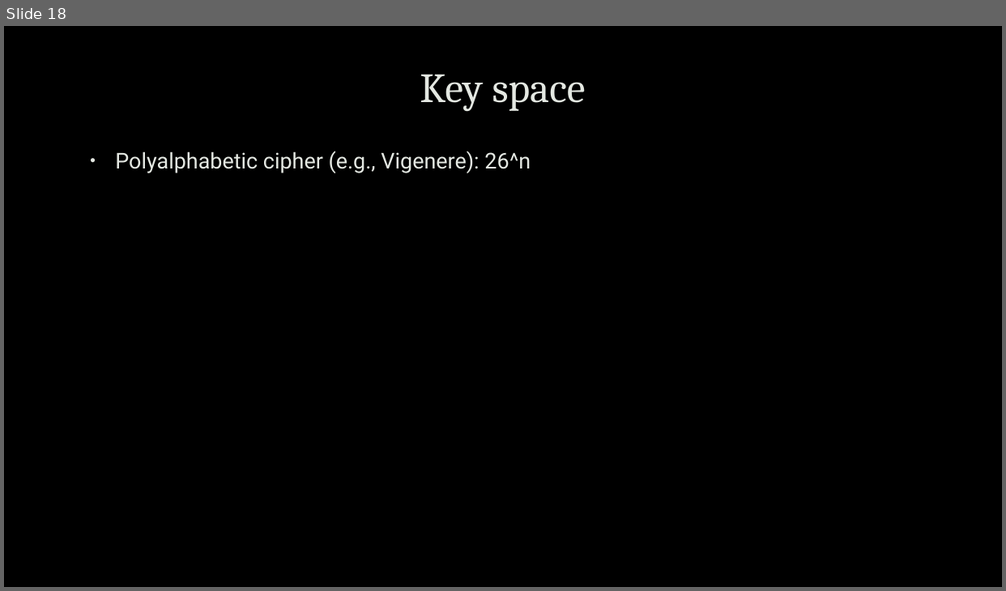
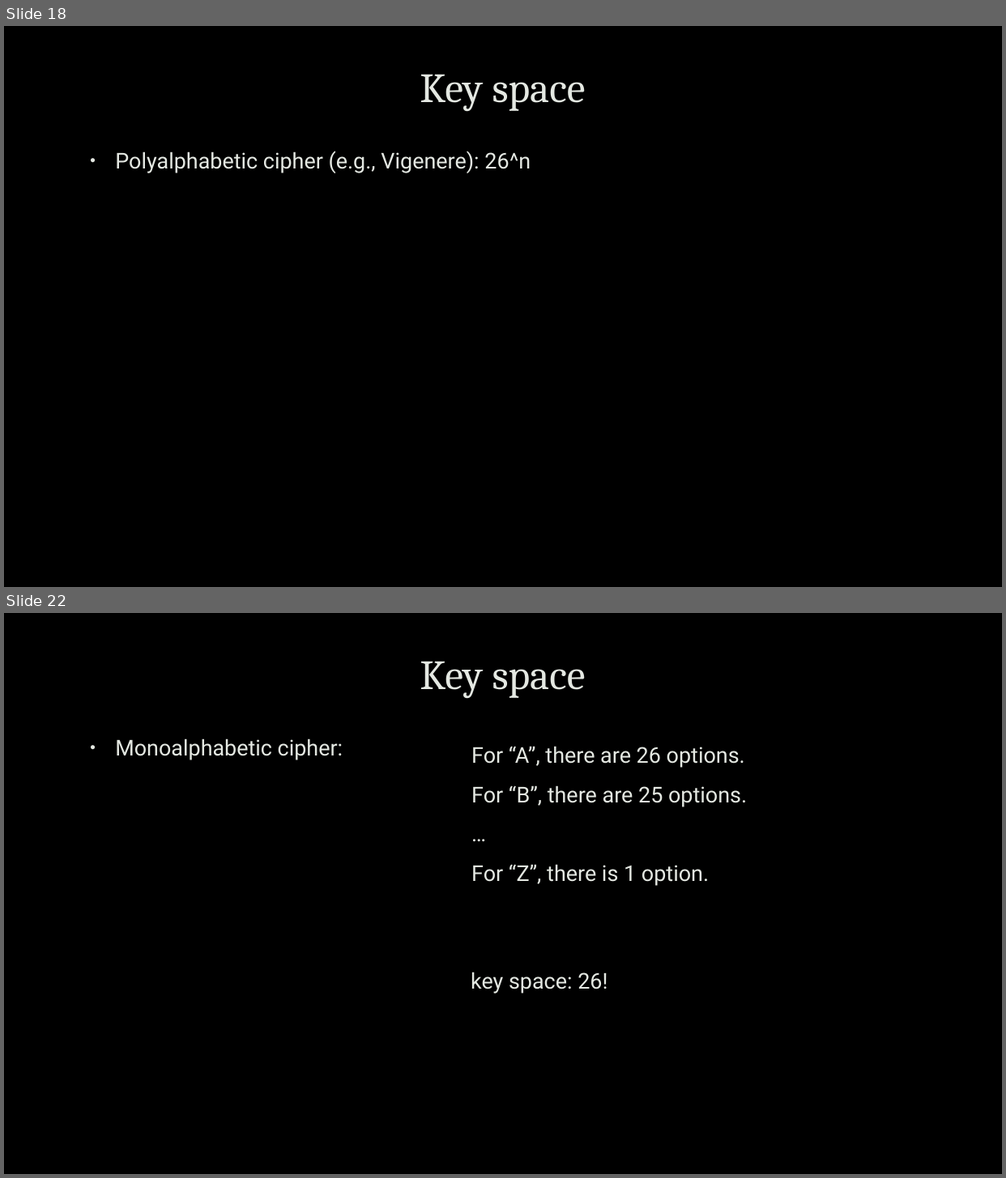
Before and after one commit to uwacyber/cits1003, a slide deck: cits1003-lecture_slides/CITS1003-2 Cryptography-exercises.pptx. Shown one above the other, each under a label of ours: slide 18 before the commit, slides 18 and 22 after it; the slides between them are not shown. The pictures are 1006x591 and 1006x1178 pixels, drawn with LibreOffice and Linux fonts; fonts in the diff are those of the drawing; background and template pictures are left out. Boxes give left, top, right and bottom in pixels: in the first picture for what was removed or moved away, otherwise in the second. Text is boxed around its words. In the diff, an @@ line names an element or a change of style, - is before the commit and + after.

```diff
--- a/cits1003-lecture_slides/CITS1003-2 Cryptography-exercises.pptx
+++ b/cits1003-lecture_slides/CITS1003-2 Cryptography-exercises.pptx
@@ slide 22 added at [4,613,1002,1174], background picture (left out) @@
@@ title added at [420,661,586,699], 40 pt, text #E4E8E2 @@
+Key space
@@ text added at [115,739,343,760], 21 pt, text #E4E8E2 @@
+• Monoalphabetic cipher:
@@ text added at [471,746,747,886], 21 pt, text #E4E8E2 @@
+For “A”, there are 26 options.
+For “B”, there are 25 options.
+…
+For “Z”, there is 1 option.
@@ text added at [471,972,607,994], 21 pt, text #E4E8E2 @@
+key space: 26!
```
Also in this commit, not shown: 4 slides changed, 5 other slides added.
